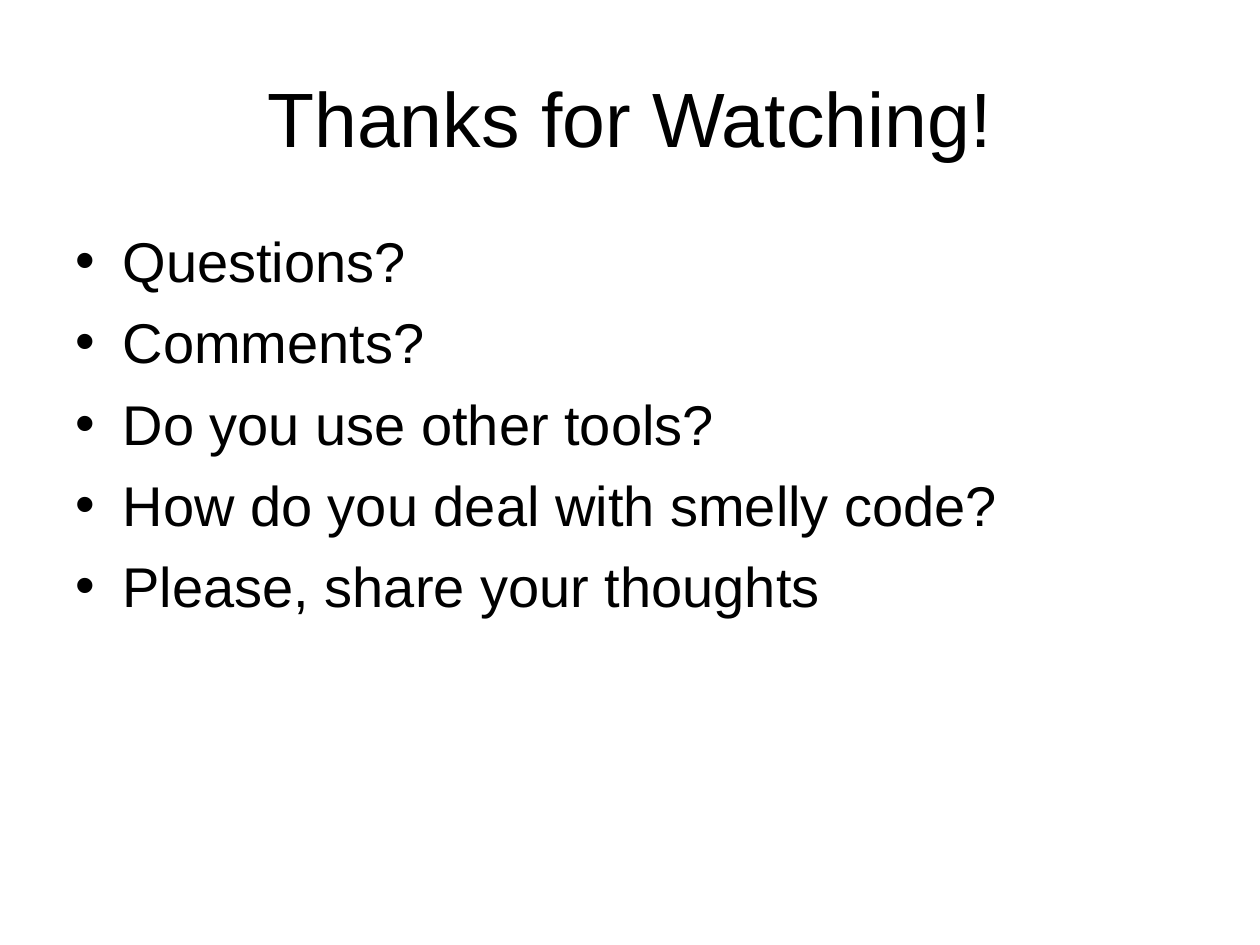
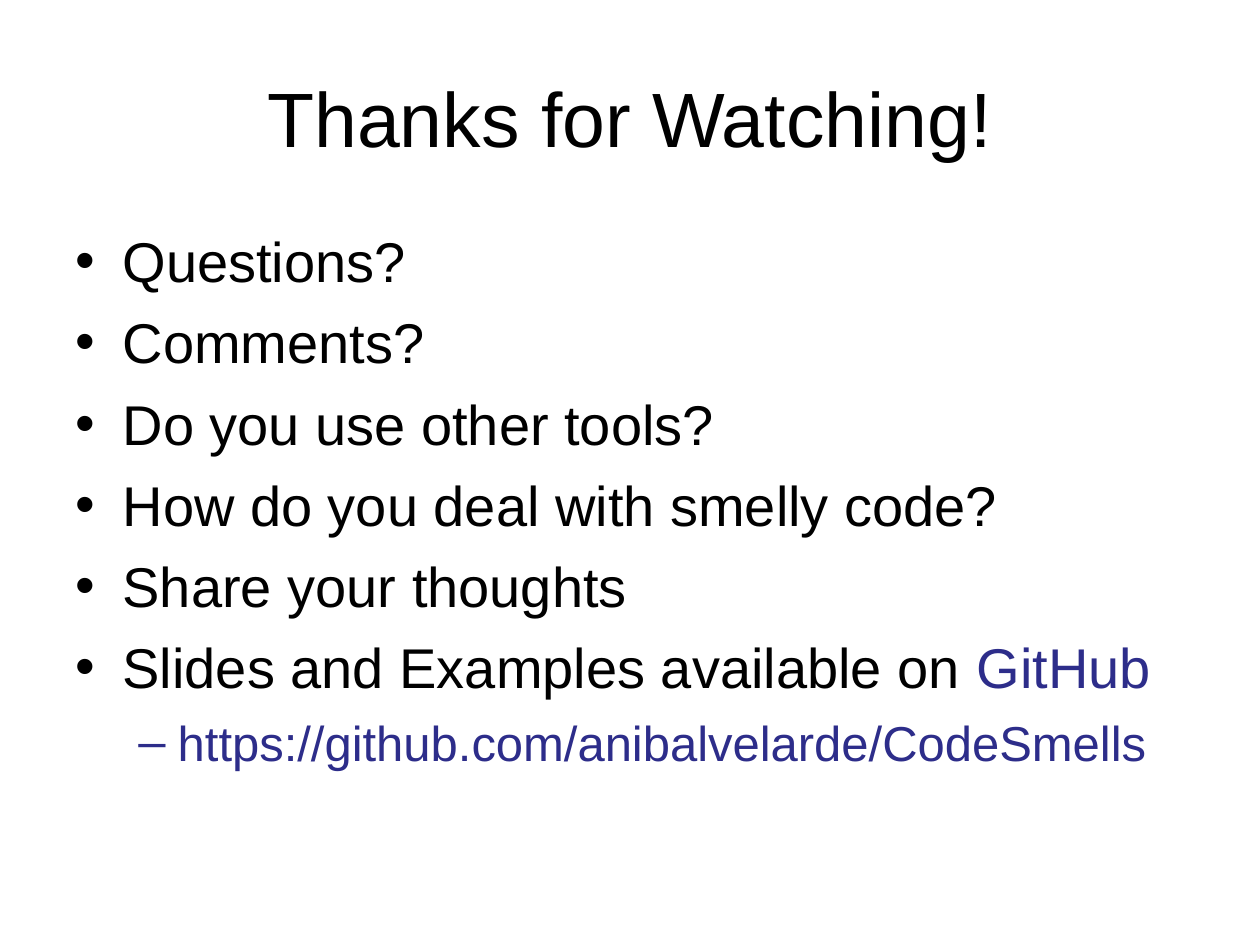
Before and after one commit to anibalvelarde/CodeSmells, a slide deck: slide 26 of DevelopingANoseForCodeSmells.ppt (slide 25 before the commit). Drawn at 1260x945 pixels with LibreOffice and Linux fonts; fonts in the diff are those of the drawing; background and template pictures are left out. Boxes give left, top, right and bottom in pixels: in the first picture for what was removed or moved away, otherwise in the second. Text is boxed around its words. In the diff, an @@ line names an element or a change of style, - is before the commit and + after.

```diff
--- a/DevelopingANoseForCodeSmells.ppt
+++ b/DevelopingANoseForCodeSmells.ppt
@@ text at bbox=[123, 566, 1151, 771]: text changed; text colour #000000 to #2D2D8A @@
-• Please, share your thoughts
+• Share your thoughts
+• Slides and Examples available on GitHub
+  – https://github.com/anibalvelarde/CodeSmells
```
Also in this commit, not shown: 5 other slides changed, 1 slide added.
